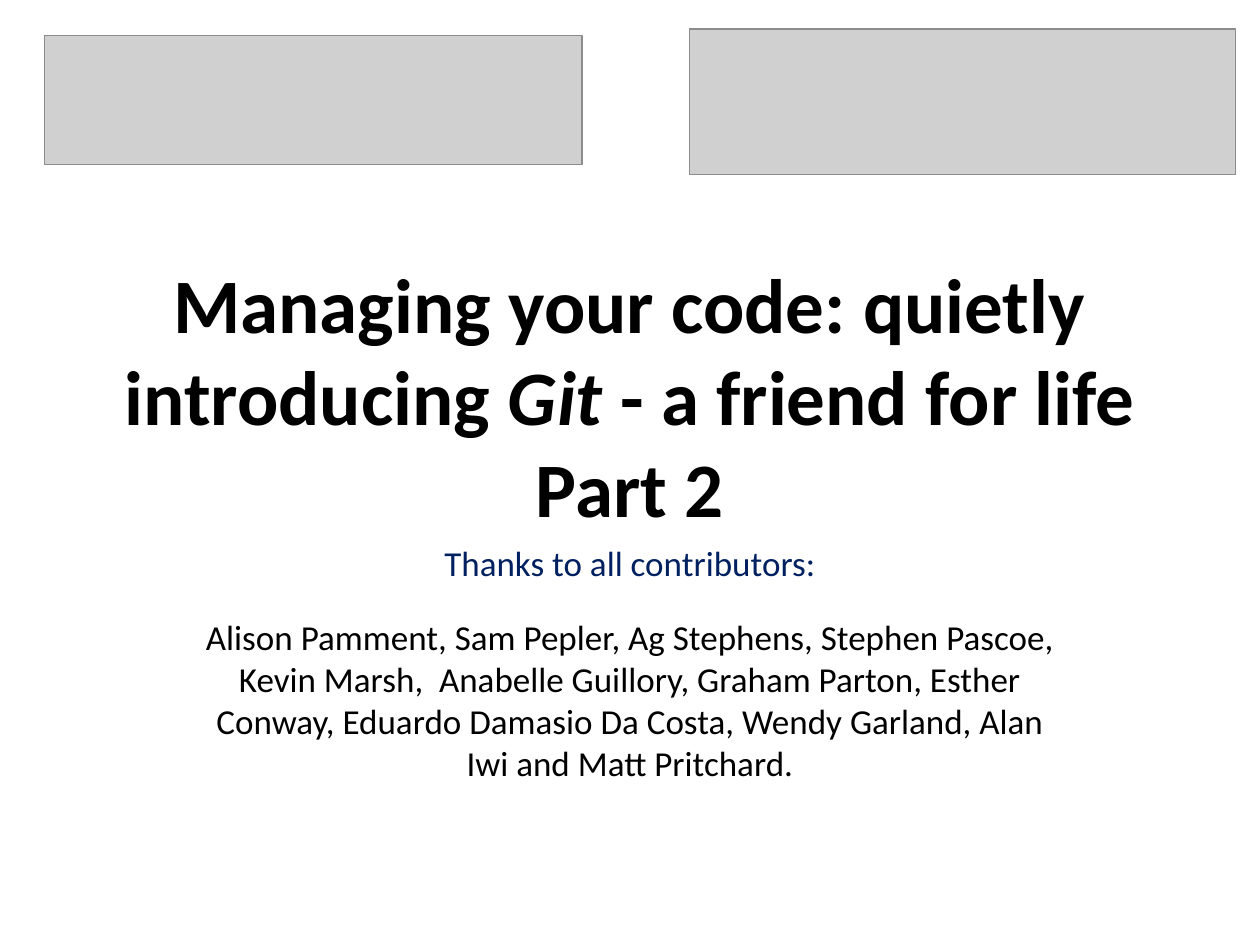
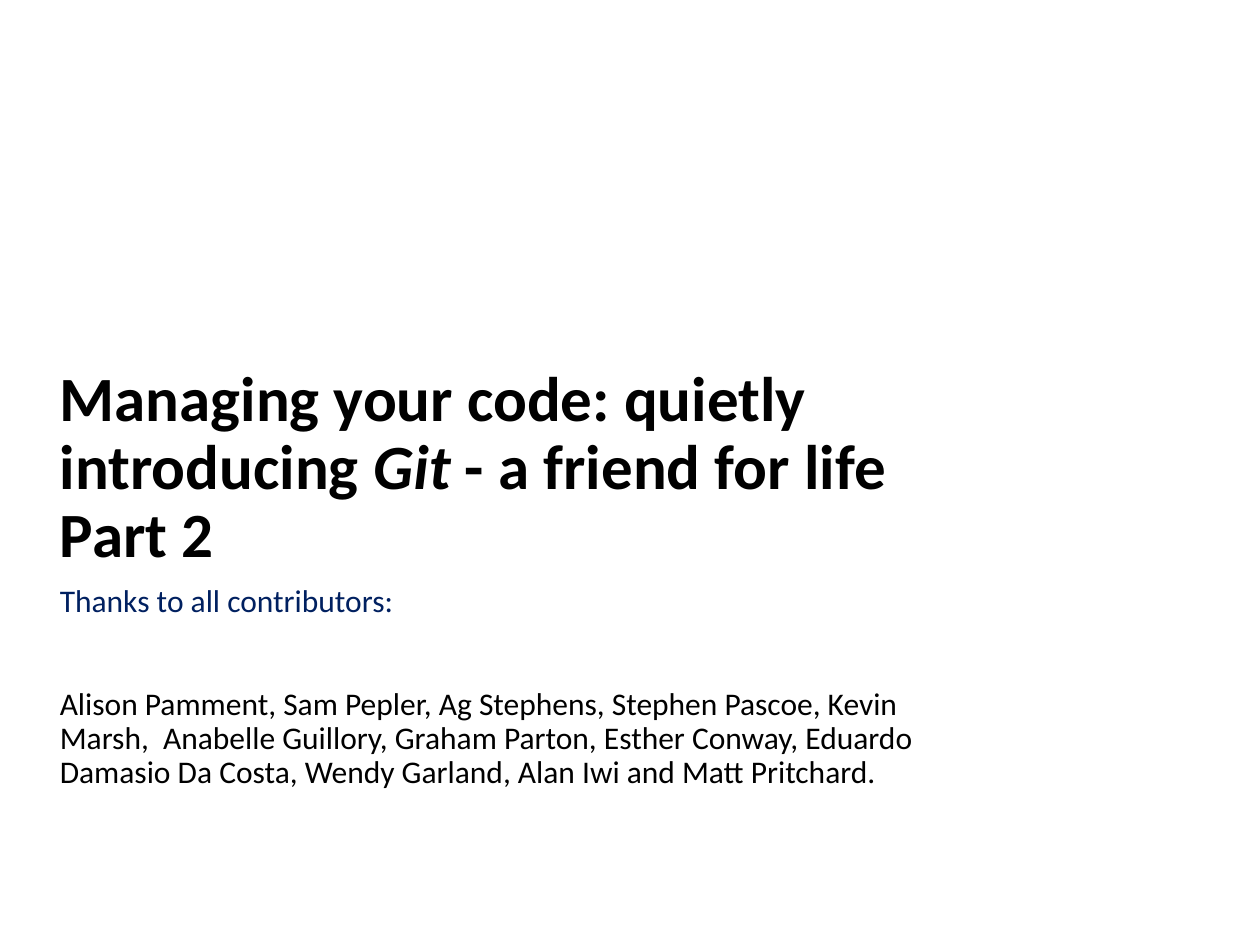
Before and after one commit to ncasuk/ncas-isc, a slide deck: slide 1 of shell/presentations/01_git2.pptx. Drawn at 1260x945 pixels with LibreOffice and Linux fonts; fonts in the diff are those of the drawing; grey boxes stand for pictures; background and template pictures are left out. Boxes give left, top, right and bottom in pixels: in the first picture for what was removed or moved away, otherwise in the second. Text is boxed around its words. In the diff, an @@ line names an element or a change of style, - is before the commit and + after.

```diff
--- a/shell/presentations/01_git2.pptx
+++ b/shell/presentations/01_git2.pptx
@@ picture removed at [689, 29, 1235, 175] @@
@@ picture removed at [44, 35, 582, 164] @@
@@ title "Managing your code: quietly introducing ...": place and size @@
-title "Managing your code: quietly introducing ..." at [125, 279, 1134, 518]
+title "Managing your code: quietly introducing ..." at [60, 376, 885, 558]
@@ title "Managing your code: quietly introducing ..." at [60, 376, 885, 558]: size 44 to 36 pt; alignment centre to left; line spacing 1 to 0.9; vertical alignment middle to bottom @@
@@ subtitle "Thanks to all contributors:": place and size @@
-subtitle "Thanks to all contributors:" at [206, 551, 1053, 777]
+subtitle "Thanks to all contributors:" at [60, 590, 912, 788]
@@ subtitle "Thanks to all contributors:" at [60, 590, 912, 788]: size 20 to 18 pt; alignment centre to left; line spacing 1 to 0.9; more space between paragraphs @@
```
Also in this commit, not shown: 39 other slides changed, 4 other files.
